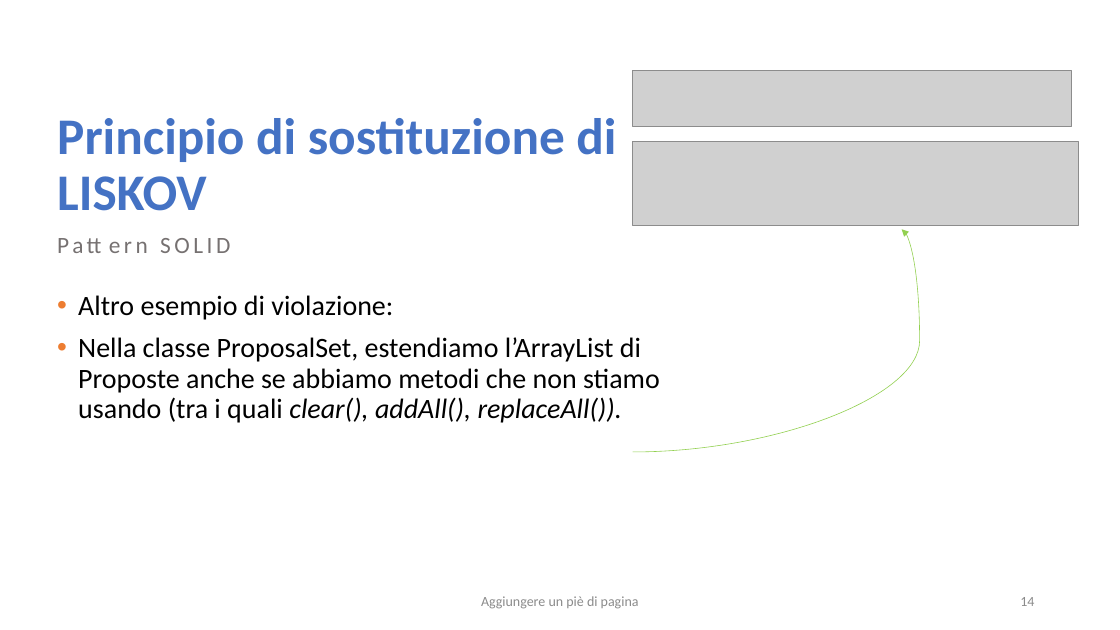
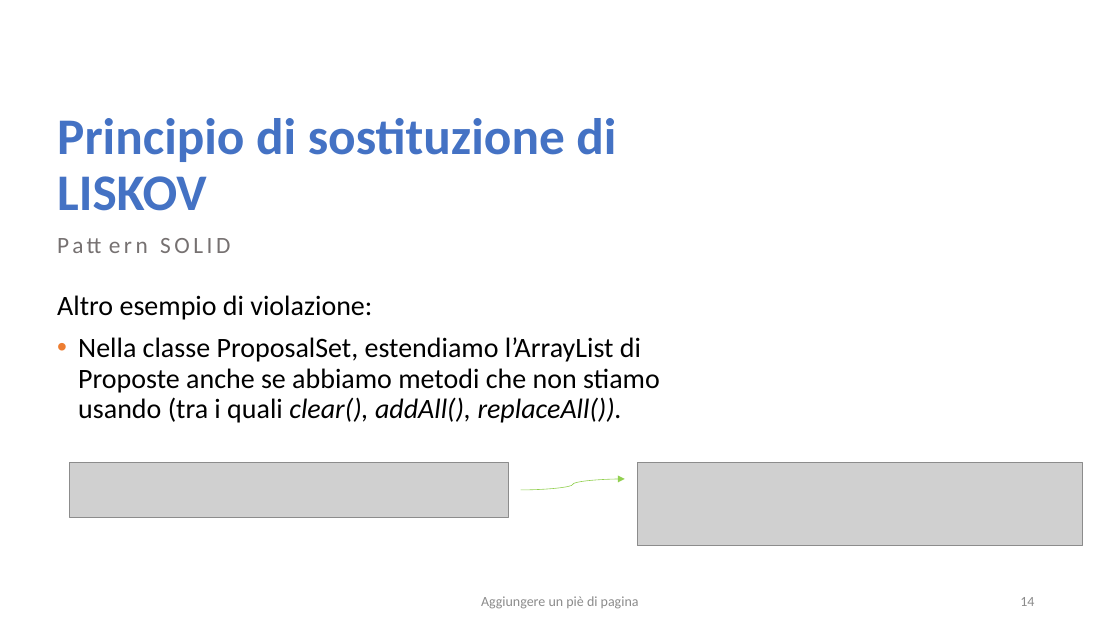
Before and after one commit to salvalai-matteo/EventBookDocumentation, a slide deck: slide 14 of Progetto Ingegneria SW.pptx. Drawn at 1120x630 pixels with LibreOffice and Linux fonts; fonts in the diff are those of the drawing; grey boxes stand for pictures. Boxes give left, top, right and bottom in pixels: in the first picture for what was removed or moved away, otherwise in the second. Text is boxed around its words. In the diff, an @@ line names an element or a change of style, - is before the commit and + after.

```diff
--- a/Progetto Ingegneria SW.pptx
+++ b/Progetto Ingegneria SW.pptx
@@ text at (57, 295, 372, 320): bullet • to none @@
@@ picture: place and size @@
-picture at (633, 71, 1071, 127)
+picture at (70, 462, 508, 518)
@@ curved arrow moved from (633, 452) - (902, 229) to (521, 490) - (625, 479) @@
@@ picture: place and size @@
-picture at (633, 142, 1078, 226)
+picture at (638, 462, 1083, 546)
```
Also in this commit, not shown: 1 other slide changed, 1 slide added.
